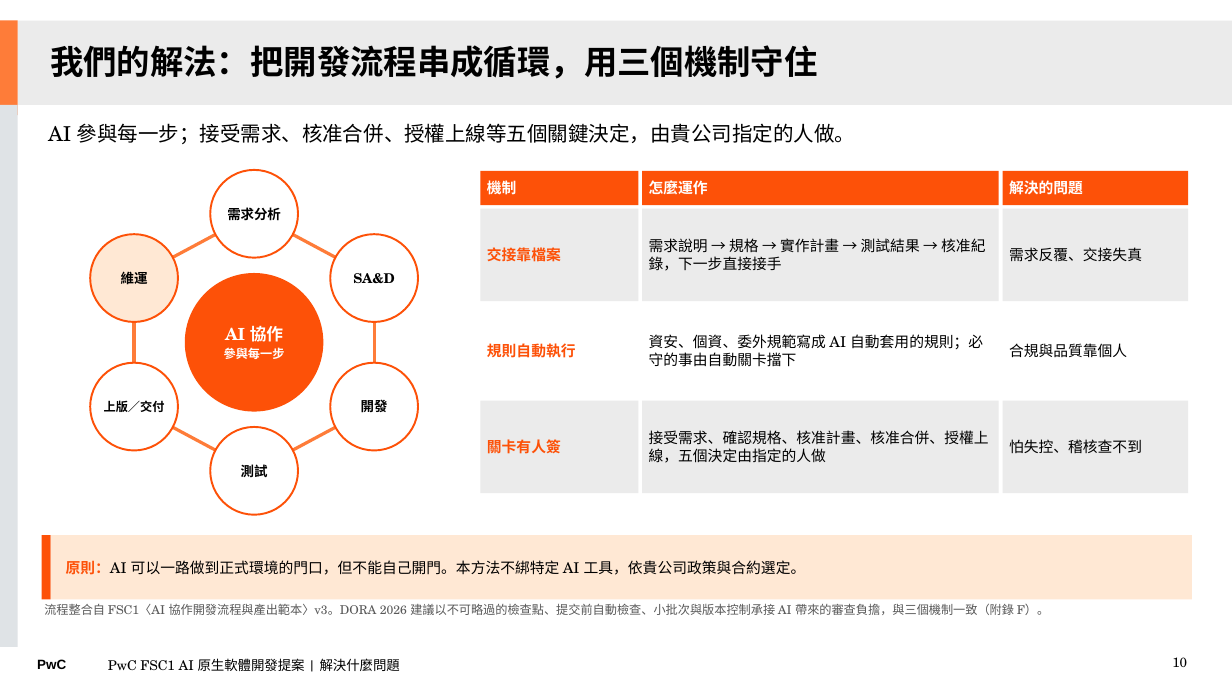
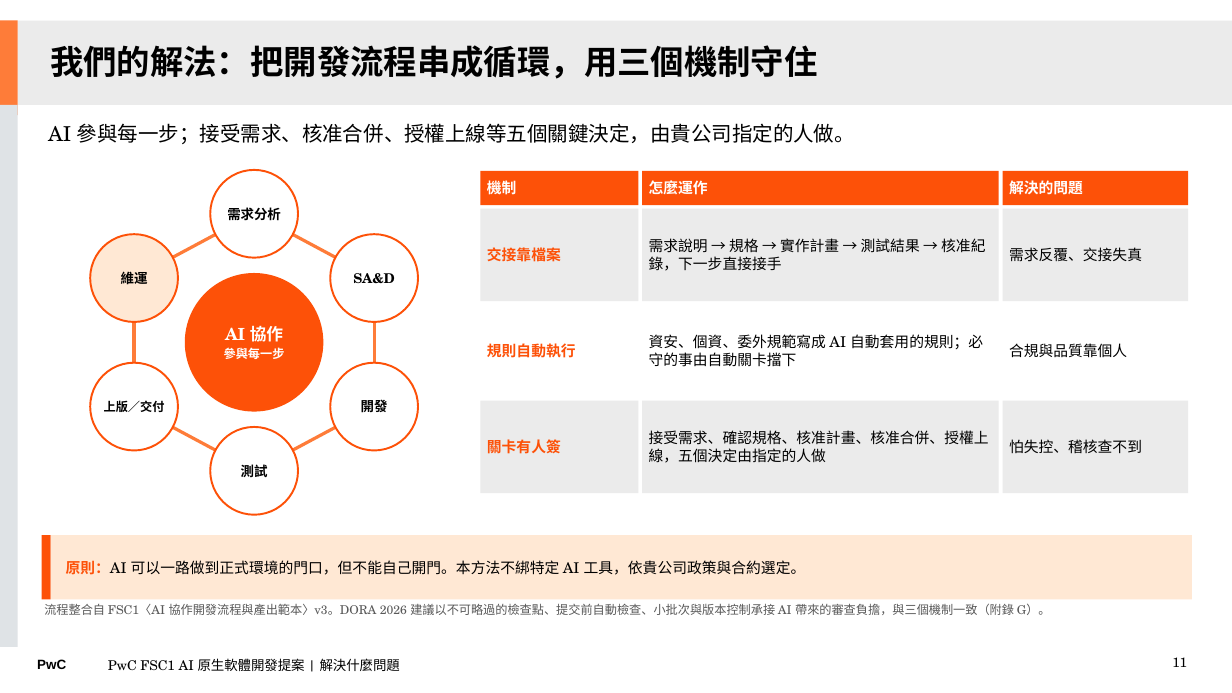
Before and after one commit to Robshao/PwC_FSC1, a slide deck: slide 11 of research/ai-native-sdlc/AI原生軟體開發_合夥人提案簡報.pptx (slide 10 before the commit). Drawn at 1232x693 pixels with LibreOffice and Linux fonts; fonts in the diff are those of the drawing. Boxes give left, top, right and bottom in pixels: in the first picture for what was removed or moved away, otherwise in the second. Text is boxed around its words. In the diff, an @@ line names an element or a change of style, - is before the commit and + after.

```diff
--- a/research/ai-native-sdlc/AI原生軟體開發_合夥人提案簡報.pptx
+++ b/research/ai-native-sdlc/AI原生軟體開發_合夥人提案簡報.pptx
@@ text at (44, 604, 1051, 615): text changed @@
-流程整合自 FSC1〈AI 協作開發流程與產出範本〉v3。DORA 2026 建議以不可略過的檢查點、提交前自動檢查、小批次與版本控制承接 AI 帶來的審查負擔，與三個機制一致（附錄 F）。
+流程整合自 FSC1〈AI 協作開發流程與產出範本〉v3。DORA 2026 建議以不可略過的檢查點、提交前自動檢查、小批次與版本控制承接 AI 帶來的審查負擔，與三個機制一致（附錄 G）。
@@ page number at (1172, 657, 1187, 667): text changed @@
-10
+11
```
Also in this commit, not shown: 9 other slides changed, 3 slides added, 5 other files.
